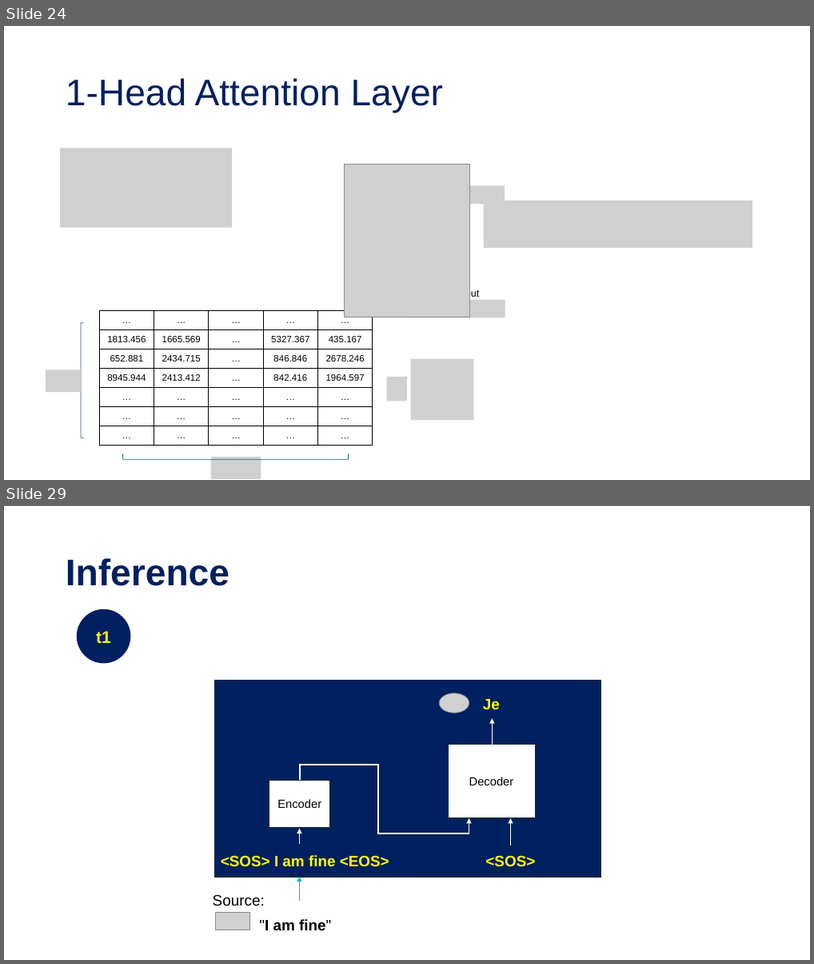
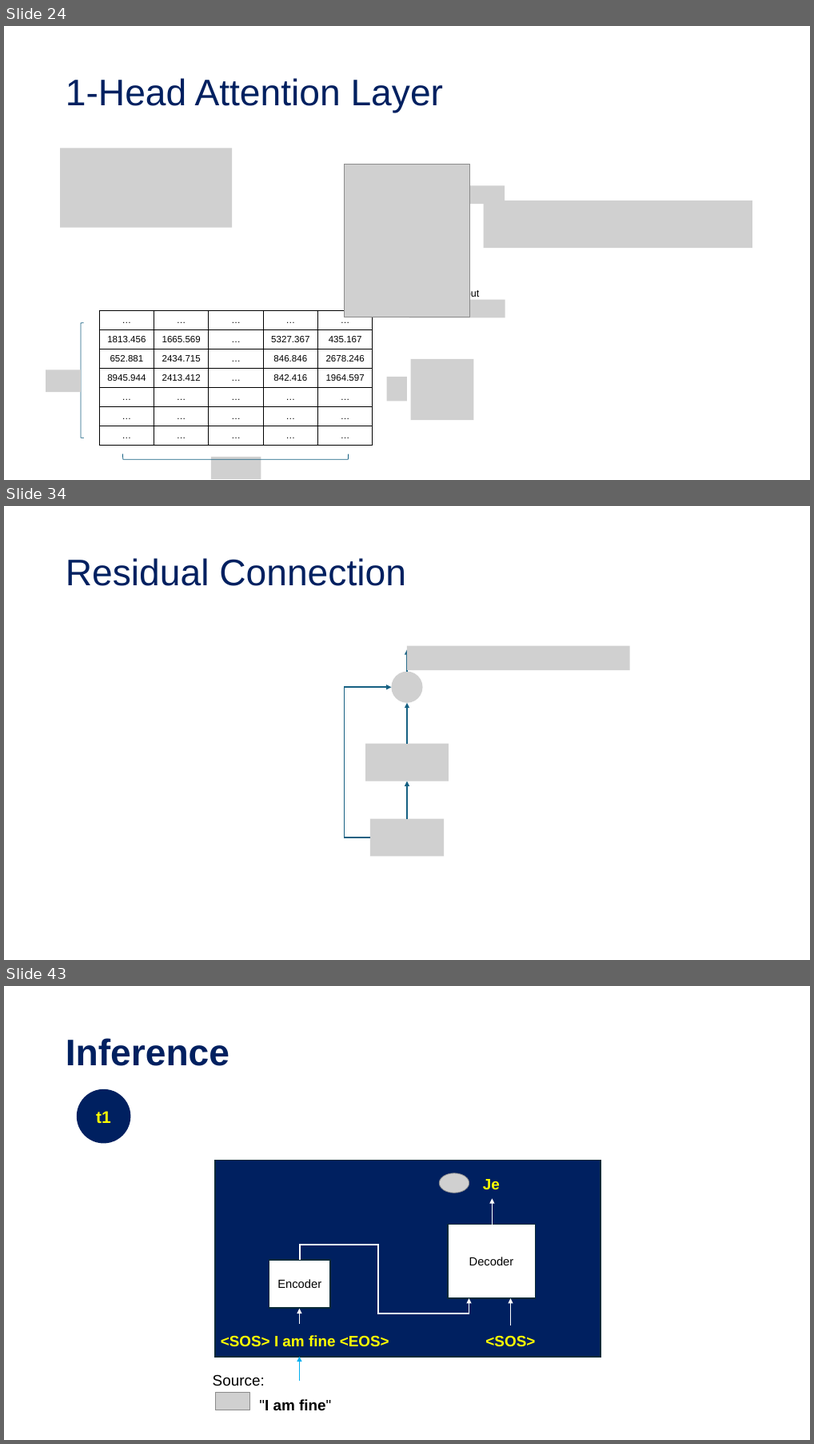
Before and after one commit to tanquangduong/transformer-pt, a slide deck: presentation/Introduction to Transformer.pptx. Shown one above the other, each under a label of ours: slides 24 and 29 before the commit, slides 24, 34 and 43 after it; the slides between them are not shown. The pictures are 814x964 and 814x1444 pixels, drawn with LibreOffice and Linux fonts; fonts in the diff are those of the drawing; grey boxes stand for pictures. Boxes give left, top, right and bottom in pixels: in the first picture for what was removed or moved away, otherwise in the second. Text is boxed around its words. In the diff, an @@ line names an element or a change of style, - is before the commit and + after.

```diff
--- a/presentation/Introduction to Transformer.pptx
+++ b/presentation/Introduction to Transformer.pptx
@@ slide 34 added at [4, 506, 810, 960], background #FFFFFF @@
@@ title added at [66, 558, 406, 586], 44 pt, text #002060 @@
+Residual Connection
@@ arrow added from (407, 671) to (407, 649), #156082 1.5 pt @@
@@ picture added at [407, 646, 630, 670] @@
@@ picture added at [392, 671, 423, 703] @@
@@ elbow arrow added from (370, 837) to (392, 687), #156082 1.5 pt @@
@@ arrow added from (407, 743) to (407, 703), #156082 1.5 pt @@
@@ picture added at [366, 743, 449, 780] @@
@@ arrow added from (407, 819) to (407, 780), #156082 1.5 pt @@
@@ picture added at [370, 819, 445, 856] @@
@@ what was slide 29 is now slide 43 @@
```
Also in this commit, not shown: 2 slides changed, 13 other slides added, 1 other file.
